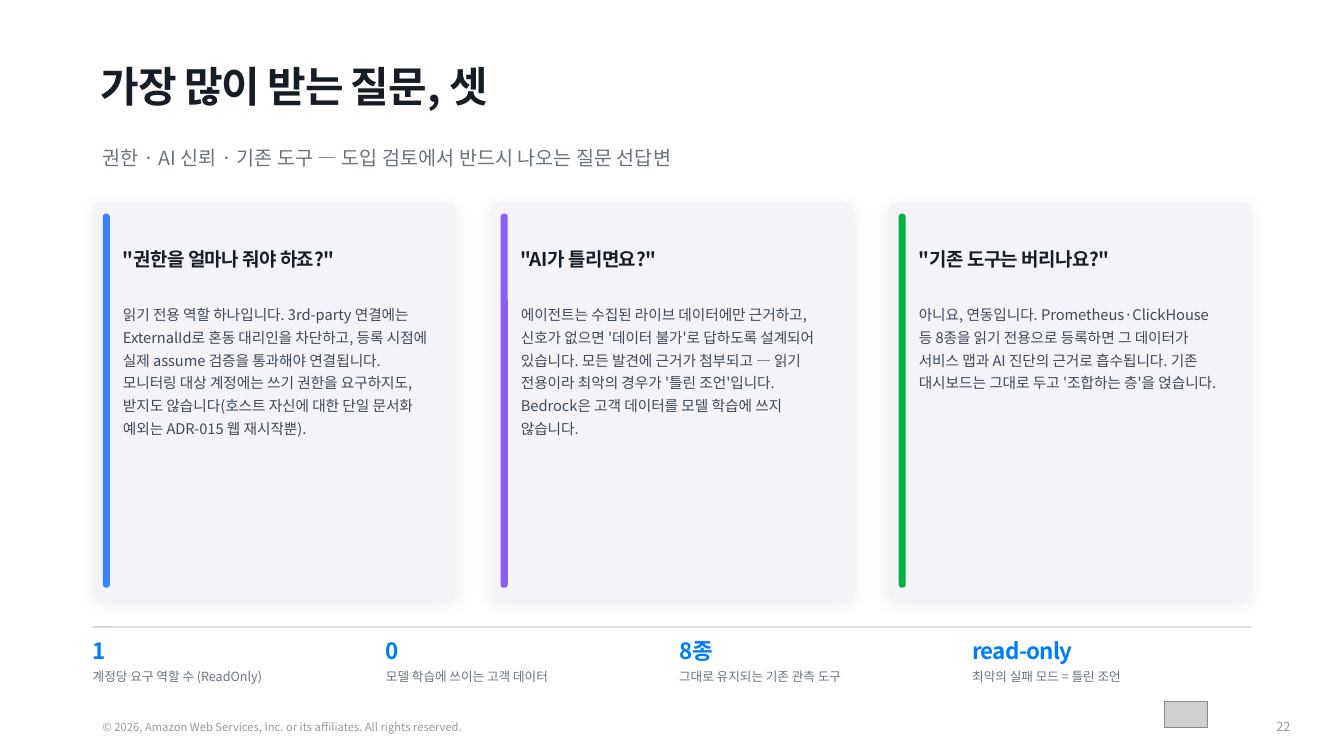
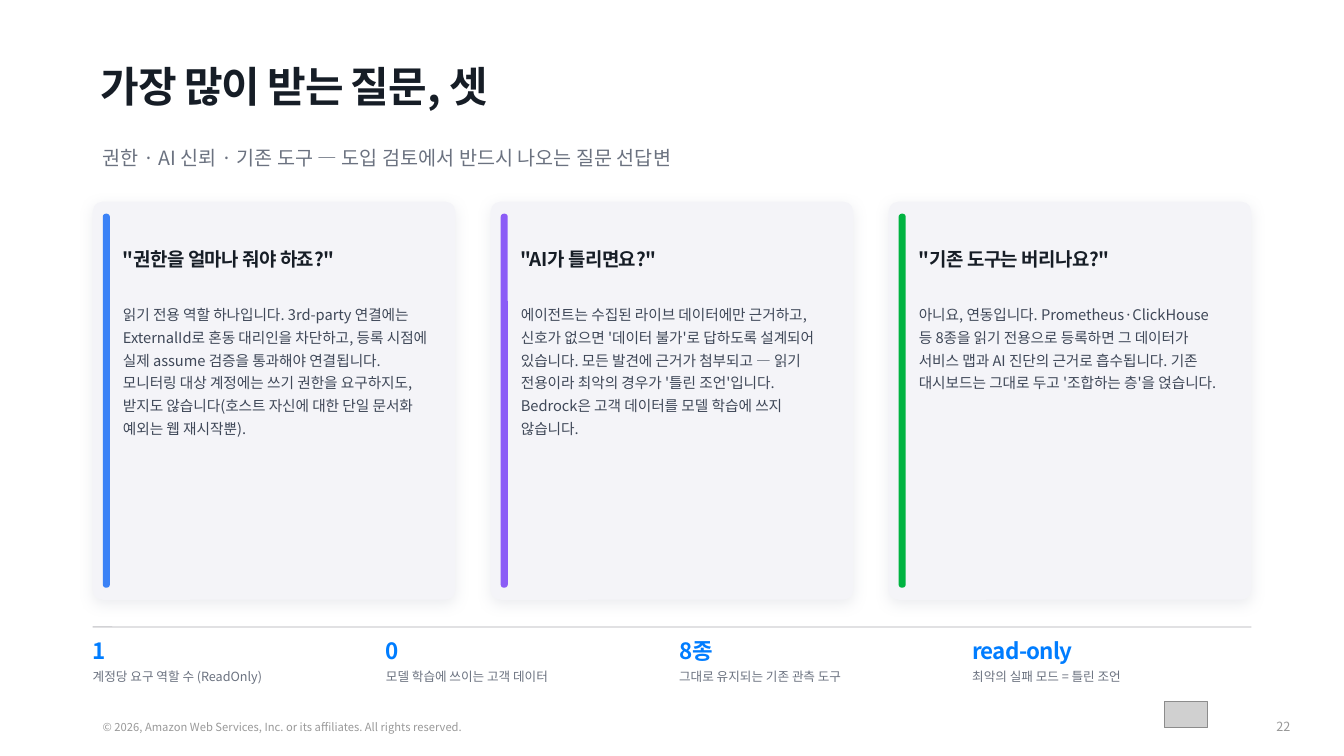
Before and after one commit to aws-samples/sample-awsops, a slide deck: slide 22 of docs-site/static/presentation/awsops-intro/awsops-intro.pptx. Drawn at 1344x756 pixels with LibreOffice and Linux fonts; fonts in the diff are those of the drawing; grey boxes stand for pictures. Boxes give left, top, right and bottom in pixels: in the first picture for what was removed or moved away, otherwise in the second. Text is boxed around its words. In the diff, an @@ line names an element or a change of style, - is before the commit and + after.

```diff
--- a/docs-site/static/presentation/awsops-intro/awsops-intro.pptx
+++ b/docs-site/static/presentation/awsops-intro/awsops-intro.pptx
@@ text at <box>123,307,427,437</box>: text changed @@
-읽기 전용 역할 하나입니다. 3rd-party 연결에는 ExternalId로 혼동 대리인을 차단하고, 등록 시점에 실제 assume 검증을 통과해야 연결됩니다. 모니터링 대상 계정에는 쓰기 권한을 요구하지도, 받지도 않습니다(호스트 자신에 대한 단일 문서화 예외는 ADR-015 웹 재시작뿐).
+읽기 전용 역할 하나입니다. 3rd-party 연결에는 ExternalId로 혼동 대리인을 차단하고, 등록 시점에 실제 assume 검증을 통과해야 연결됩니다. 모니터링 대상 계정에는 쓰기 권한을 요구하지도, 받지도 않습니다(호스트 자신에 대한 단일 문서화 예외는 웹 재시작뿐).
```
Also in this commit, not shown: 2 other slides changed, 9 other files.
